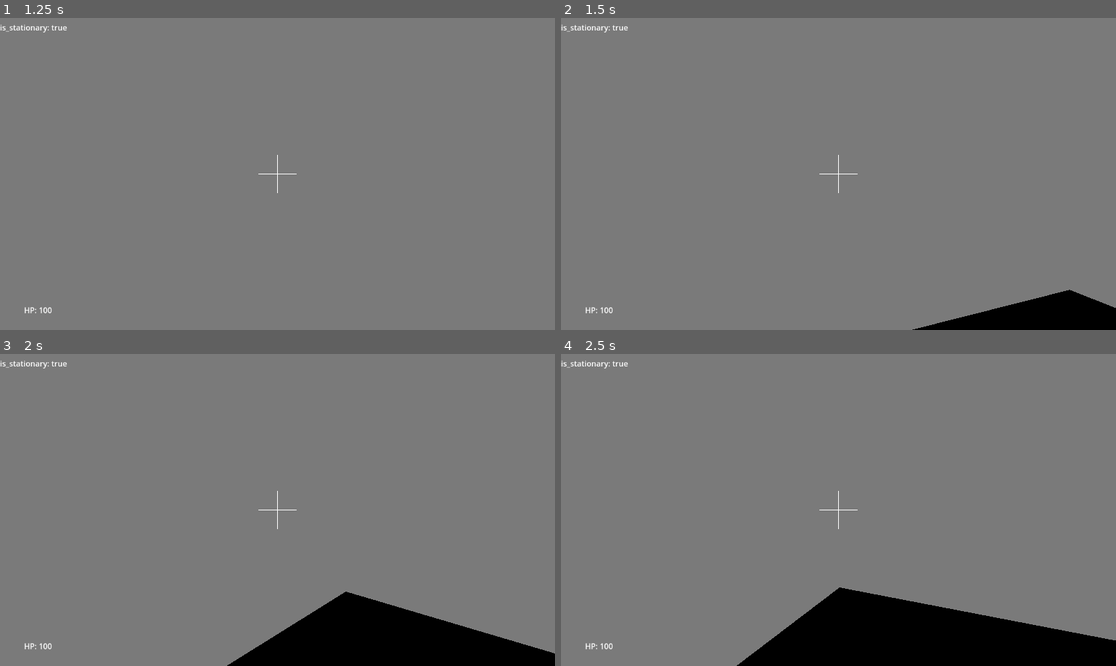
Above: before the commit, frames 1-4 (two rows, left to right).
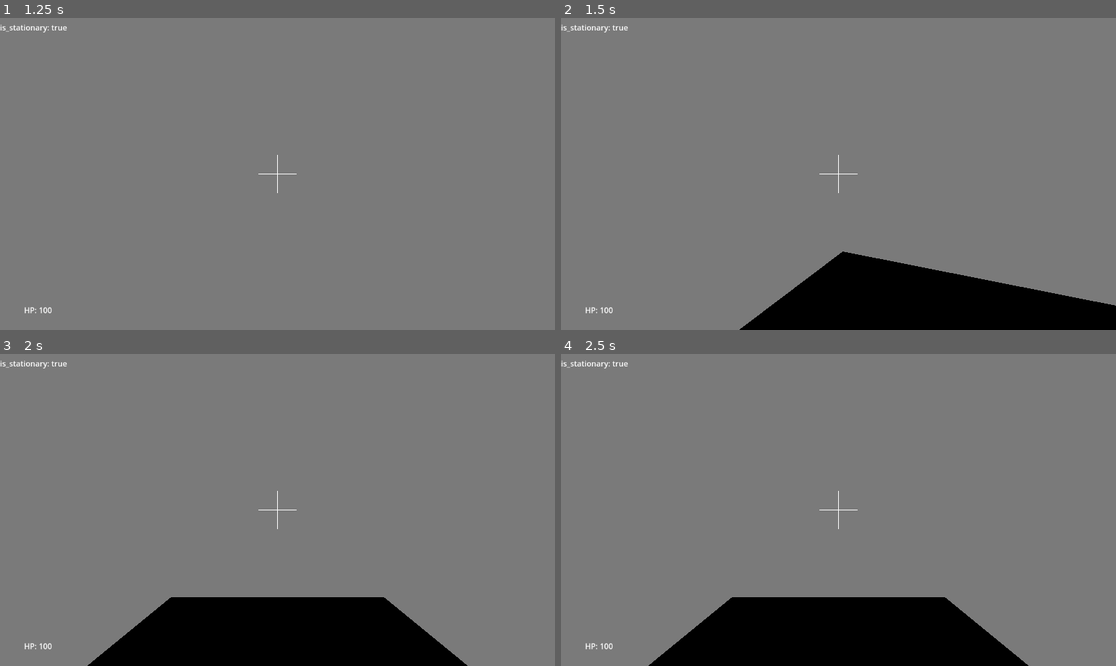
Above: after the commit, the same moments.

Repository: Lauri-Heiskanen/fgj_2025-quest-for-the-legendary-bubble-gum
Game: Godot game, scene res://scenet/MainMenu.tscn
The game is run twice, just before and just after one commit, with the same random seed, the same clock (stepped at 60 frames per second) and the same inputs.
Inputs (mouse positions are in pixels of both pictures, inside the frame that each line leads up to):
- Up to frame 1 (1.25 s): click "Start" at 0.5 s
- Up to frame 2 (1.5 s): tap Enter (ui_accept) at 1.25 s; move the mouse to (960, 158) at 1.27 s; hold D (right) from 1.28 s (still down); click (960, 158) at 1.42 s
- Up to frame 3 (2 s): keep holding D (right); tap Enter (ui_accept) at 1.52 s
- Up to frame 4 (2.5 s): move the mouse to (810, 510) at 2.02 s; release D (right) at 2.03 s; hold W (forward) from 2.03 s (still down); tap Enter (ui_accept) at 2.27 s

Frame 1 is identical in both runs. In frame 2, 8.0% of the frame differs, in the area x 32-100%, y 74-100%; in frame 3, 8.2%, in the area x 15-100%, y 76-100%; in frame 4, 6.5%.

Commit message:
ahhhhhhhhhhhhhhh

Diff:
--- a/scripts/player.gd
+++ b/scripts/player.gd
@@ -8,7 +8,7 @@
 @onready var cam_first : Camera3D = $Head/First
 
 var is_stationary = true
-var start_rot = Quaternion(transform.basis)
+var delta_sum: float = 0
 var target_rot = Quaternion(transform.basis)
 
 var motion : int = 0
@@ -21,6 +21,11 @@
 
 func _physics_process(delta: float) -> void:
 
+	if !is_stationary:
+		delta_sum += delta
+		if delta_sum > 1:
+			delta_sum = 1
+
 	if Input.is_action_pressed("forward"):
 		print("forward")
 
@@ -30,23 +35,21 @@
 	elif Input.is_action_pressed("left"):
 		if is_stationary:
 			is_stationary = false
-			start_rot = Quaternion(transform.basis)
-			target_rot = (start_rot * Quaternion(0, 1, 0, 1)).normalized()
+			delta_sum = 0
+			target_rot = (Quaternion(transform.basis) * Quaternion(0, 1, 0, 1)).normalized()
 			print("Left")
 
 	elif Input.is_action_pressed("right"):
 		if is_stationary:
 			is_stationary = false
-			start_rot = Quaternion(transform.basis)
-			target_rot = (start_rot * Quaternion(0, -1, 0, 1)).normalized()
+			delta_sum = 0
+			target_rot = (Quaternion(transform.basis) * Quaternion(0, -1, 0, 1)).normalized()
 			print("Right")
 
-	transform.basis = Basis(Quaternion(transform.basis).slerp(target_rot, delta))
+	transform.basis = Basis(Quaternion(transform.basis).slerp(target_rot, delta_sum))
 
 	if !is_stationary:
 		if target_rot == Quaternion(transform.basis):
-			start_rot = Quaternion(transform.basis)
-			target_rot = Quaternion(transform.basis)
 			is_stationary = true
 
 		else:
--- a/scripts/player_ui.gd
+++ b/scripts/player_ui.gd
@@ -9,6 +9,7 @@
 # Called when the node enters the scene tree for the first time.
 func _ready() -> void:
 	lbl_hp.text = "HP: " + str(health)
+	lbl_player_stationary = $MarginContainer2/is_stationary
 	lbl_player_stationary.text = "is_stationary: " + str(get_parent().is_stationary)
 
 
